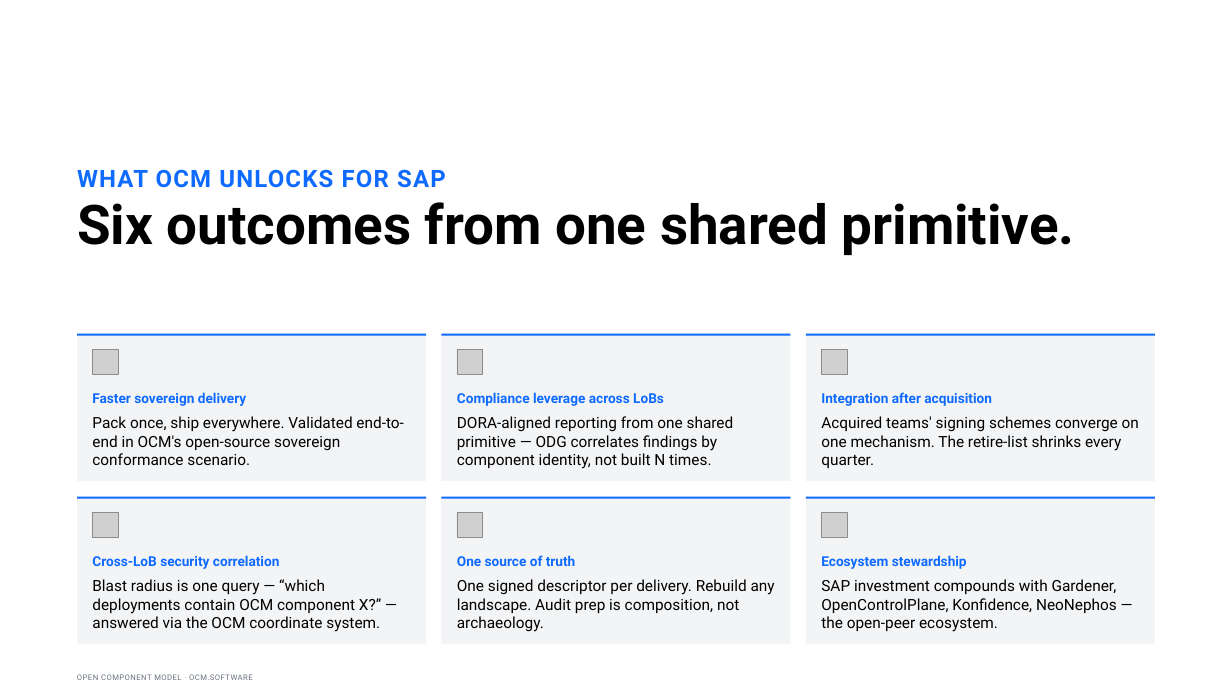
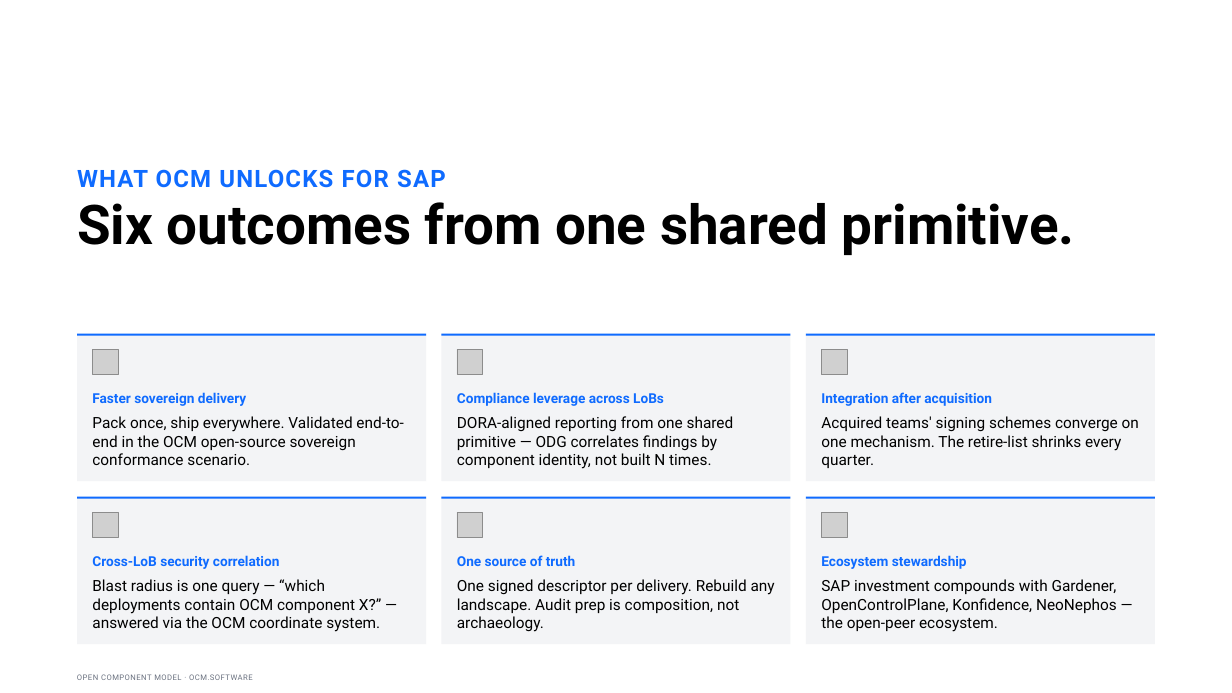
Before and after one commit to morri-son/open-component-model, a slide deck: slide 11 of docs/community/marketing/decks/exec-phase1/OCM-Sovereign-Delivery-Internal-Sponsor.pptx. Drawn at 1232x693 pixels with LibreOffice and Linux fonts; fonts in the diff are those of the drawing; grey boxes stand for pictures. Boxes give left, top, right and bottom in pixels: in the first picture for what was removed or moved away, otherwise in the second. Text is boxed around its words. In the diff, an @@ line names an element or a change of style, - is before the commit and + after.

```diff
--- a/docs/community/marketing/decks/exec-phase1/OCM-Sovereign-Delivery-Internal-Sponsor.pptx
+++ b/docs/community/marketing/decks/exec-phase1/OCM-Sovereign-Delivery-Internal-Sponsor.pptx
@@ text at box(92, 416, 403, 465): text changed @@
-Pack once, ship everywhere. Validated end-to-end in OCM's open-source sovereign conformance scenario.
+Pack once, ship everywhere. Validated end-to-end in the OCM open-source sovereign conformance scenario.
```
Also in this commit, not shown: 5 other slides changed, 1 slide added, 10 other files.
